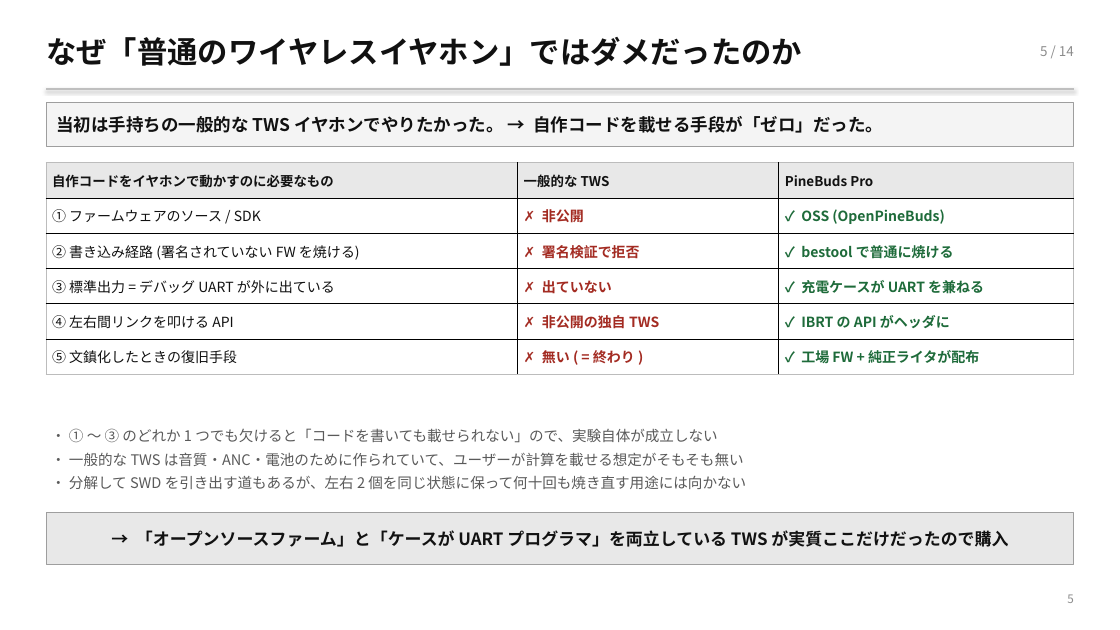
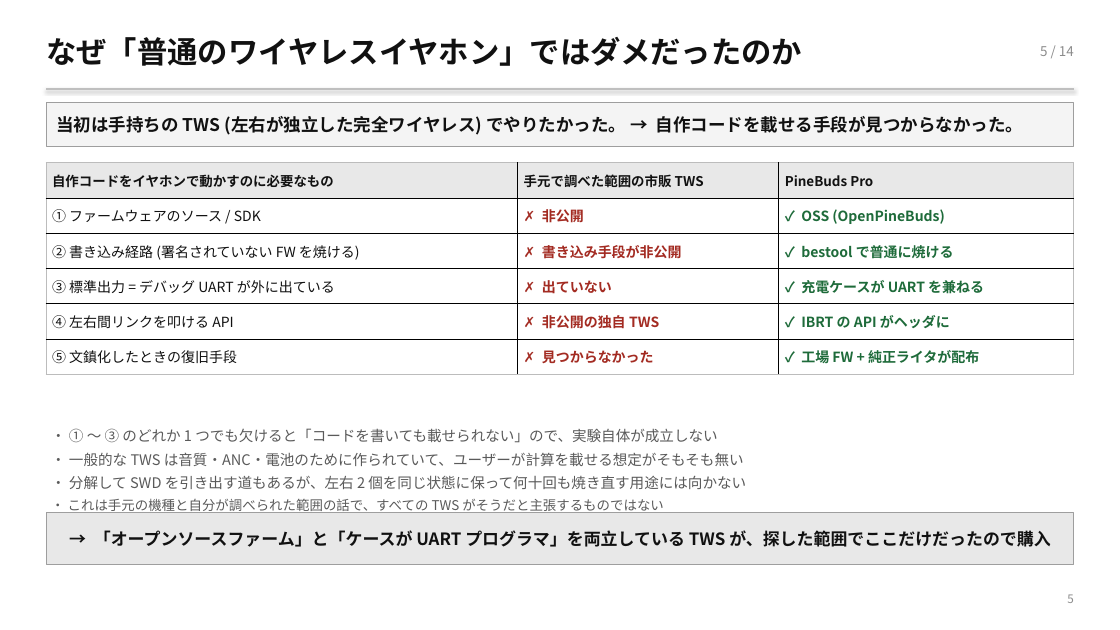
Before and after one commit to TamichiRyuto/pine-buds-cluster, a slide deck: slide 6 of slides/lt-ear-parallel.pptx. Drawn at 1120x630 pixels with LibreOffice and Linux fonts; fonts in the diff are those of the drawing. Boxes give left, top, right and bottom in pixels: in the first picture for what was removed or moved away, otherwise in the second. Text is boxed around its words. In the diff, an @@ line names an element or a change of style, - is before the commit and + after.

```diff
--- a/slides/lt-ear-parallel.pptx
+++ b/slides/lt-ear-parallel.pptx
@@ text at <box>56,116,1023,135</box>: text changed @@
-当初は手持ちの一般的な TWS イヤホンでやりたかった。 → 自作コードを載せる手段が「ゼロ」だった。
+当初は手持ちの TWS (左右が独立した完全ワイヤレス) でやりたかった。 → 自作コードを載せる手段が見つからなかった。
@@ table at <box>46,163,1075,375</box> @@
-row 1, column 2: 一般的な TWS
+row 1, column 2: 手元で調べた範囲の市販 TWS
-row 3, column 2: ✗ 署名検証で拒否
+row 3, column 2: ✗ 書き込み手段が非公開
-row 6, column 2: ✗ 無い ( = 終わり )
+row 6, column 2: ✗ 見つからなかった
@@ text at <box>51,499,664,513</box>: paragraph added @@
+・ これは手元の機種と自分が調べられた範囲の話で、すべての TWS がそうだと主張するものではない
@@ text at <box>94,530,1050,547</box>: text changed @@
-→ 「オープンソースファーム」と「ケースが UART プログラマ」を両立している TWS が実質ここだけだったので購入
+→ 「オープンソースファーム」と「ケースが UART プログラマ」を両立している TWS が、探した範囲でここだけだったので購入
```
Also in this commit, not shown: 13 other slides changed, 2 other files.
